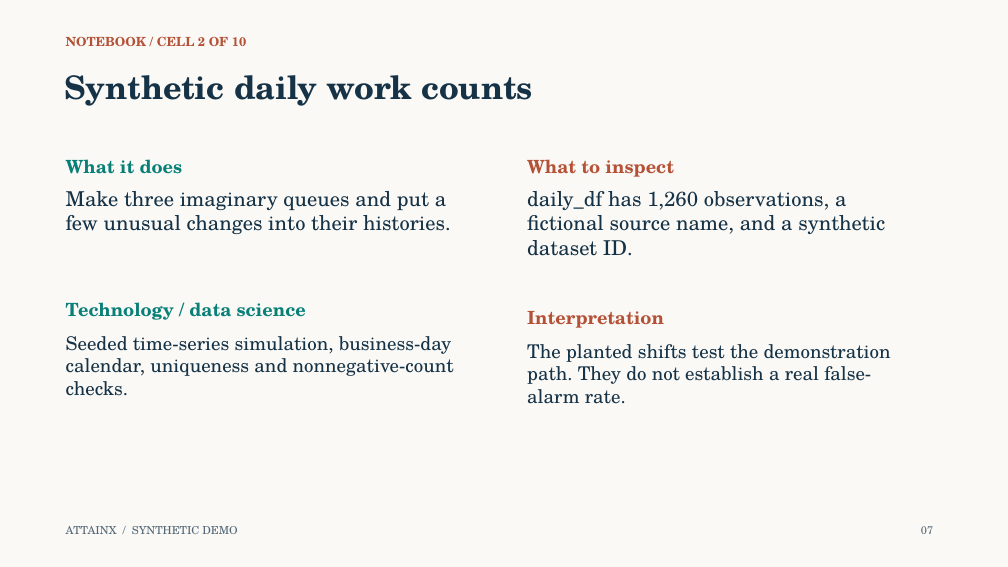
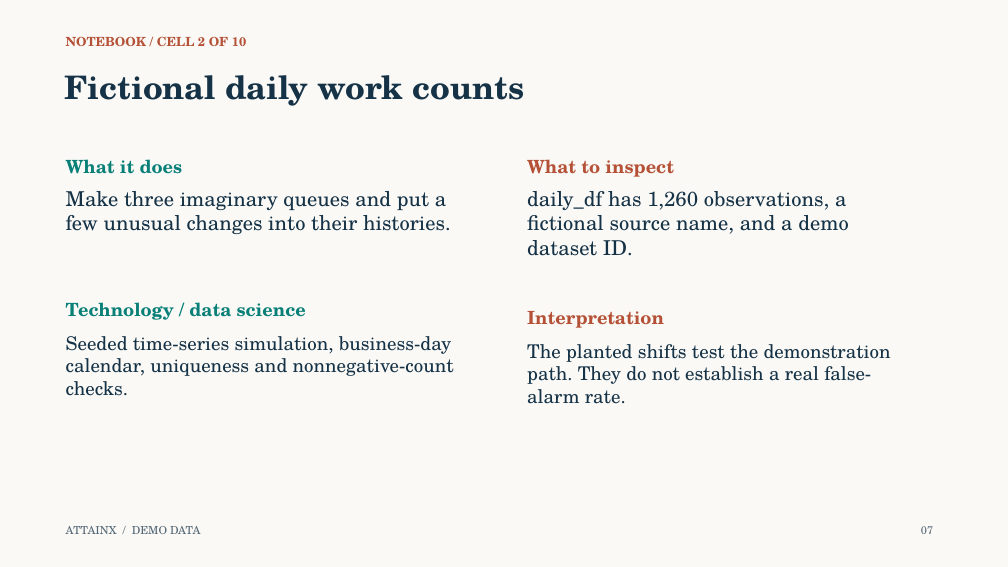
Before and after one commit to 0xpvtrickbateman/SPC-ML-Demo, a slide deck: slide 7 of docs/SPC_ML_Demo_Walkthrough_Ready.pptx. Drawn at 1008x567 pixels with LibreOffice and Linux fonts; fonts in the diff are those of the drawing. Boxes give left, top, right and bottom in pixels: in the first picture for what was removed or moved away, otherwise in the second. Text is boxed around its words. In the diff, an @@ line names an element or a change of style, - is before the commit and + after.

Commit message:
Revise demo wording and document USCIS capability gaps

```diff
--- a/docs/SPC_ML_Demo_Walkthrough_Ready.pptx
+++ b/docs/SPC_ML_Demo_Walkthrough_Ready.pptx
@@ text at (64, 75, 525, 106): text changed @@
-Synthetic daily work counts
+Fictional daily work counts
@@ text at (527, 191, 848, 256): text changed @@
-daily_df has 1,260 observations, a fictional source name, and a synthetic dataset ID.
+daily_df has 1,260 observations, a fictional source name, and a demo dataset ID.
@@ text at (66, 526, 201, 534): text changed @@
-ATTAINX / SYNTHETIC DEMO
+ATTAINX / DEMO DATA
```
Also in this commit, not shown: 21 other slides changed, 3 other files.
